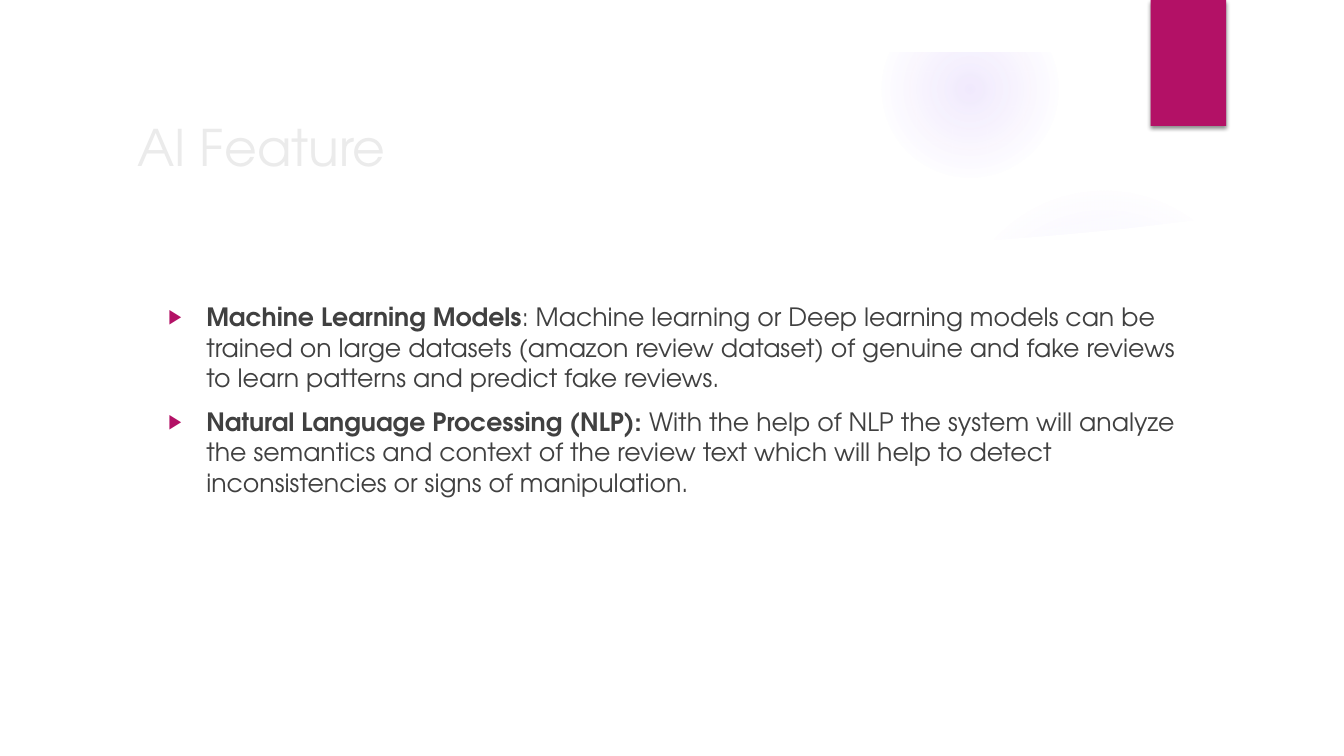
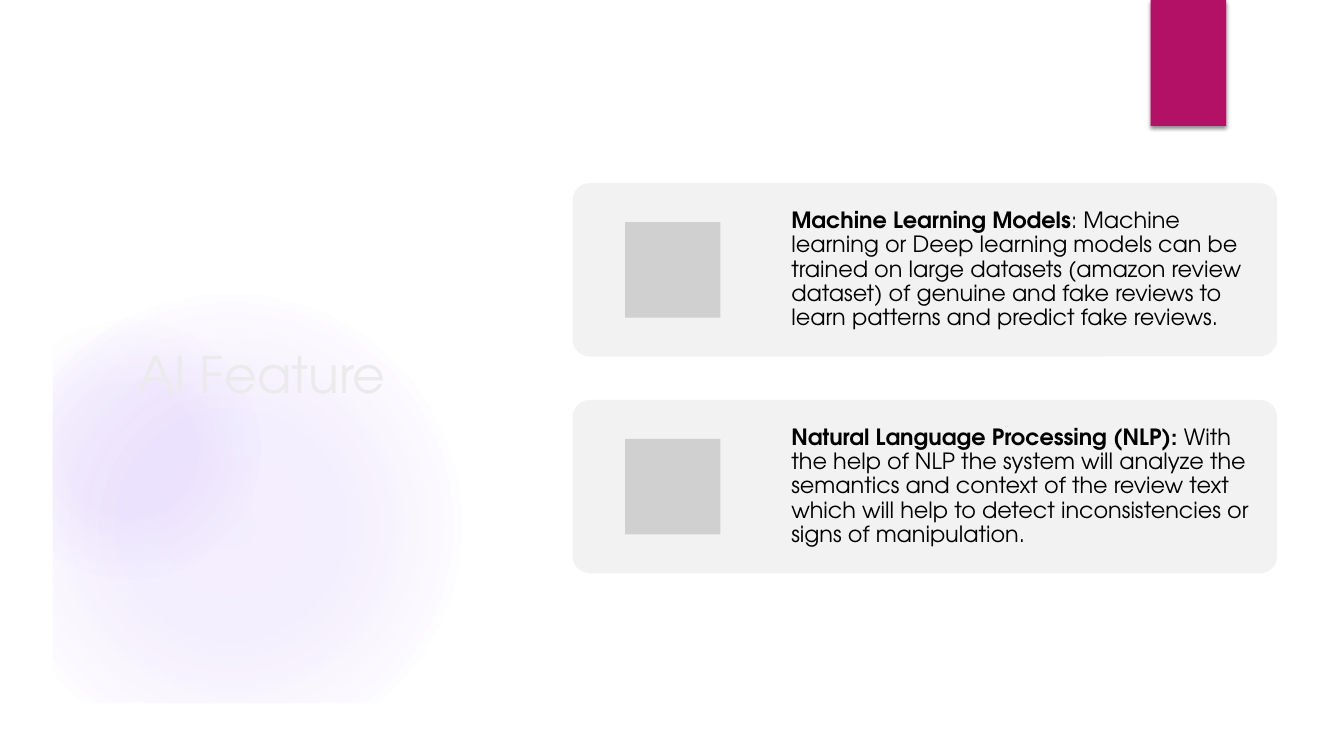
Before and after one commit to ninjasneural/fake_review_predict, a slide deck: slide 9 of Fraud_review_detection_web_app_ProjectPlan.pptx. Drawn at 1344x756 pixels with LibreOffice and Linux fonts; fonts in the diff are those of the drawing; grey boxes stand for pictures; background and template pictures are left out. Boxes give left, top, right and bottom in pixels: in the first picture for what was removed or moved away, otherwise in the second. Text is boxed around its words. In the diff, an @@ line names an element or a change of style, - is before the commit and + after.

```diff
--- a/Fraud_review_detection_web_app_ProjectPlan.pptx
+++ b/Fraud_review_detection_web_app_ProjectPlan.pptx
@@ freeform shape removed at [0,0,1344,756] @@
@@ group added at [0,0,1344,756]: 3 freeform shapes, 2 ellipses, 1 rectangle @@
@@ title "AI Feature" rewrapped from [127,107,1093,185] to [127,107,452,640] @@
@@ ellipse removed at [949,185,1259,495] @@
@@ text at [206,306,1175,392]: paragraph removed @@
-▶ Machine Learning Models: Machine learning or Deep learning models can be trained on large datasets (amazon review dataset) of genuine and fake reviews to learn patterns and predict fake reviews.
@@ text "Natural Language Processing (NLP): With ...": place and size @@
-text "Natural Language Processing (NLP): With ..." at [206,306,1175,498]
+text "Natural Language Processing (NLP): With ..." at [791,427,1248,547]
@@ text "Natural Language Processing (NLP): With ..." at [791,427,1248,547]: size 18 to 16 pt, text colour #404040 to #000000; bullet ▶ to none; line spacing 1 to 0.9; less space between paragraphs; vertical alignment top to middle @@
@@ group added at [573,184,1277,574]: 2 rounded rectangles, 2 pictures, 1 text @@
+Machine Learning Models: Machine learning or Deep learning models can be trained on large datasets (amazon review dataset) of genuine and fake reviews to learn patterns and predict fake reviews.
```
Also in this commit, not shown: 4 other slides changed.
